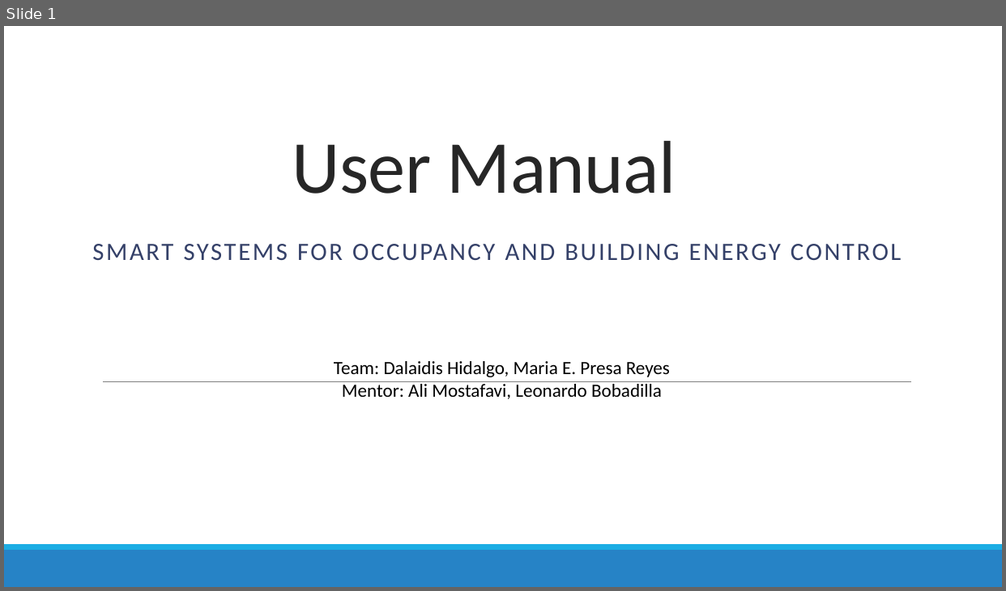
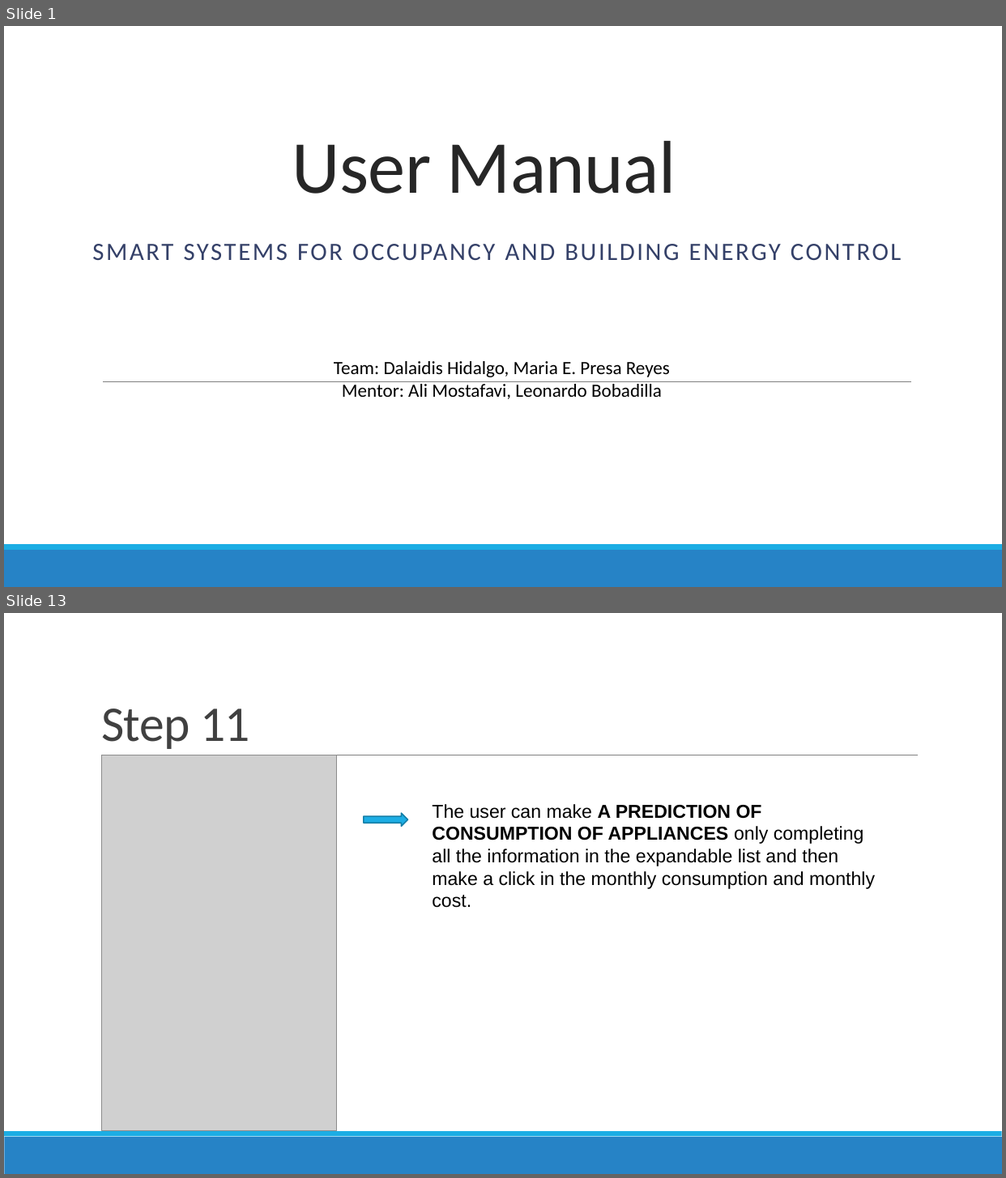
Before and after one commit to FIU-SCIS-Senior-Projects/Smart-Systems-for-Occupancy-and-Building-Energy-Control, a slide deck: Documents/User Manual.pptx. Shown one above the other, each under a label of ours: slide 1 before the commit, slides 1 and 13 after it; the slides between them are not shown. The pictures are 1006x591 and 1006x1178 pixels, drawn with LibreOffice and Linux fonts; fonts in the diff are those of the drawing; grey boxes stand for pictures. Boxes give left, top, right and bottom in pixels: in the first picture for what was removed or moved away, otherwise in the second. Text is boxed around its words. In the diff, an @@ line names an element or a change of style, - is before the commit and + after.

```diff
--- a/Documents/User Manual.pptx
+++ b/Documents/User Manual.pptx
@@ slide 13 added at (4, 613, 1002, 1174), background #FFFFFF; not listed: 2 template elements that a slide beside it also shows @@
@@ title added at (101, 709, 250, 749), 48 pt, text #404040 @@
+Step 11
@@ line added from (102, 756) to (918, 756), #808080 0.5 pt @@
@@ picture added at (102, 756, 337, 1131) @@
@@ text added at (432, 804, 875, 908), 18 pt, text #000000 @@
+The user can make A PREDICTION OF CONSUMPTION OF APPLIANCES only completing all the information in the expandable list and then make a click in the monthly consumption and monthly cost.
@@ right arrow added at (364, 813, 407, 825), fill #1CADE4, outline #1580A9 1.25 pt @@
```
Also in this commit, not shown: 9 slides changed, 3 other slides added, 6 other files.
